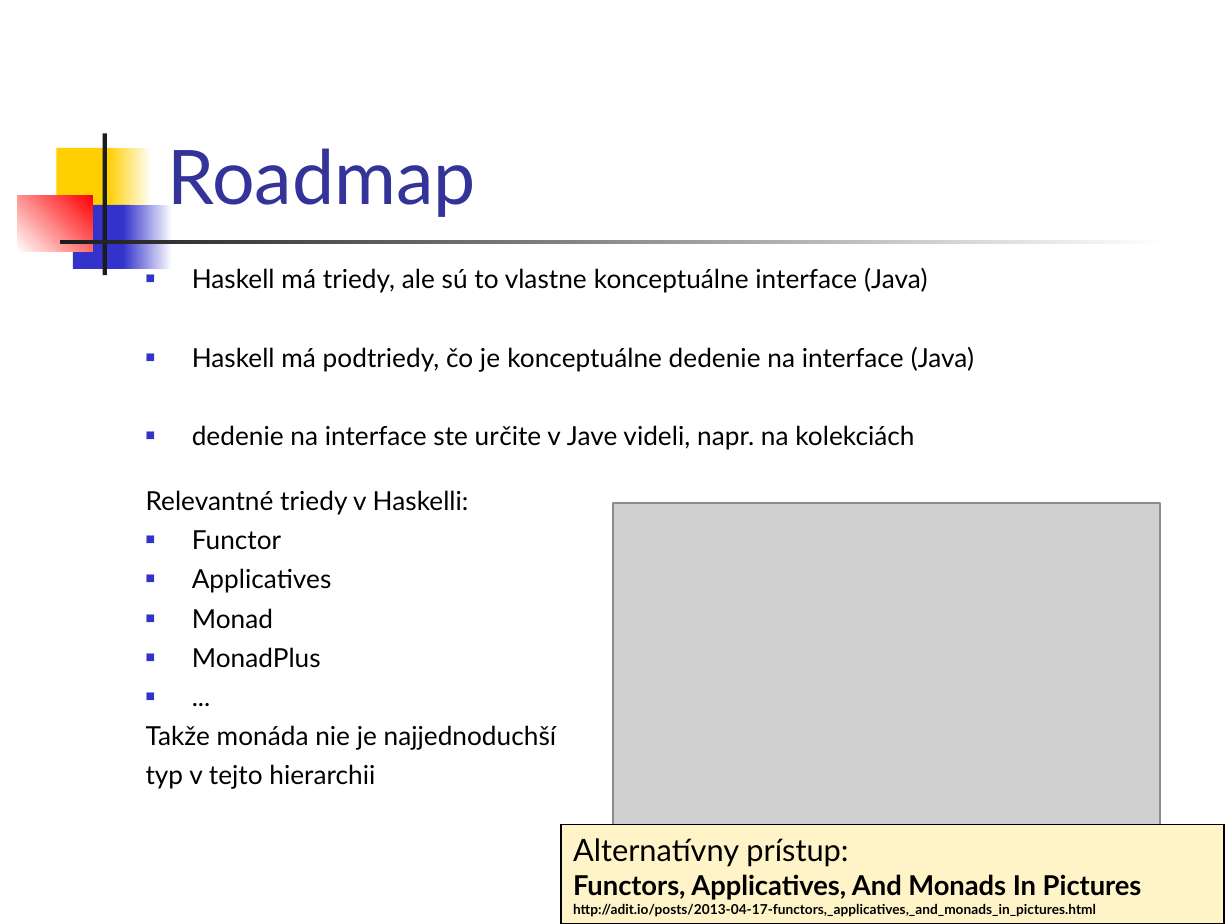
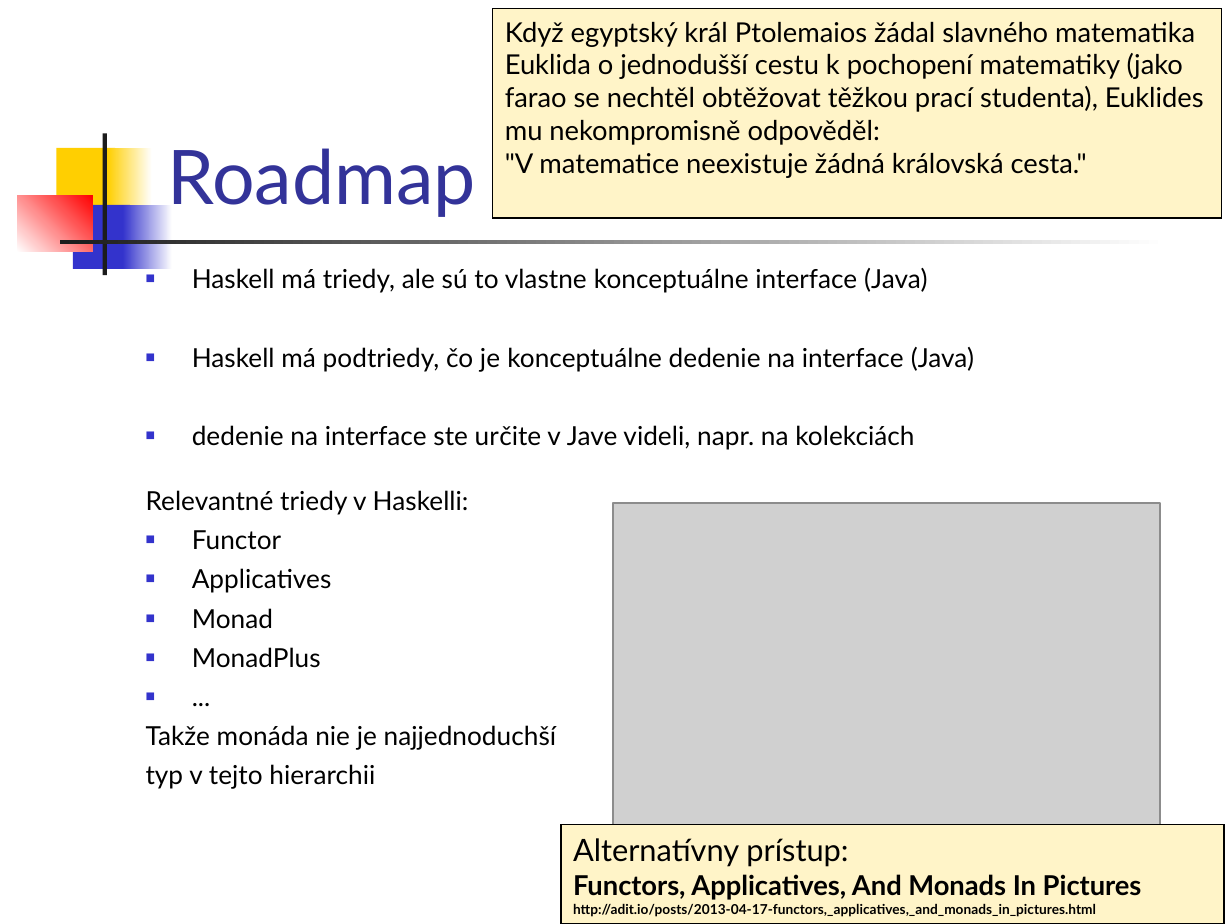
Before and after one commit to Funkcionalne/Prednasky, a slide deck: slide 6 of 11/11_fpro.ppt. Drawn at 1232x924 pixels with LibreOffice and Linux fonts; fonts in the diff are those of the drawing; grey boxes stand for pictures. Boxes give left, top, right and bottom in pixels: in the first picture for what was removed or moved away, otherwise in the second. Text is boxed around its words. In the diff, an @@ line names an element or a change of style, - is before the commit and + after.

```diff
--- a/11/11_fpro.ppt
+++ b/11/11_fpro.ppt
@@ rectangle added at bbox=[493, 9, 1222, 218], fill #FFF4C8, outline #000000 0.74 pt, 16 pt, text #000000 @@
+Když egyptský král Ptolemaios žádal slavného matematika Euklida o jednodušší cestu k pochopení matematiky (jako farao se nechtěl obtěžovat těžkou prací studenta), Euklides mu nekompromisně odpověděl:
+"V matematice neexistuje žádná královská cesta."
```
Also in this commit, not shown: 33 other slides changed, 1 slide added, 6 other files.
